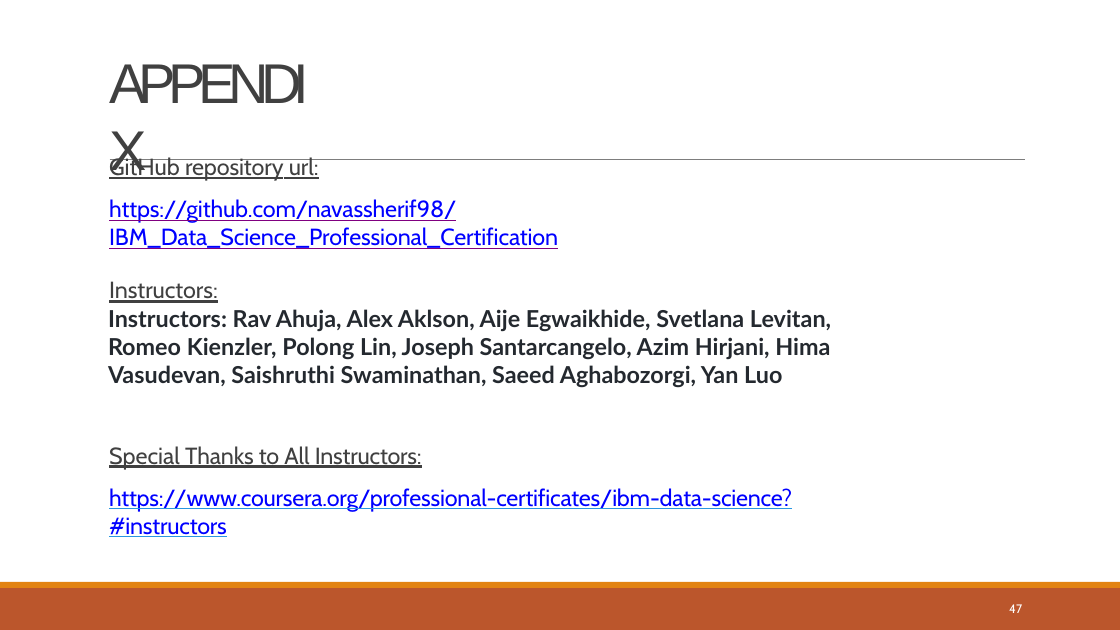
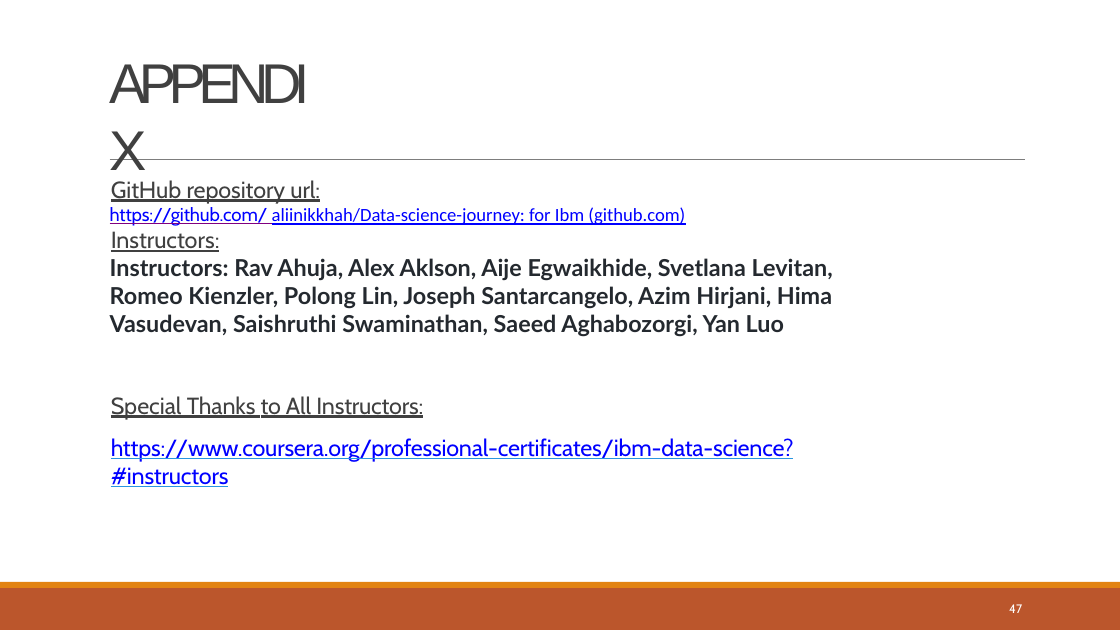
Before and after one commit to aliinikkhah/Data-science-journey, a slide deck: slide 47 of Data Science Journey.pptx. Drawn at 1120x630 pixels with LibreOffice and Linux fonts; fonts in the diff are those of the drawing. Boxes give left, top, right and bottom in pixels: in the first picture for what was removed or moved away, otherwise in the second. Text is boxed around its words. In the diff, an @@ line names an element or a change of style, - is before the commit and + after.

```diff
--- a/Data Science Journey.pptx
+++ b/Data Science Journey.pptx
@@ text "GitHub repository url:" moved from (x1=108, y1=157, x2=831, y2=537) to (x1=110, y1=180, x2=833, y2=461) @@
@@ text at (x1=110, y1=207, x2=685, y2=226): text changed; size 20 to 16 pt; font Cabin to Calibri @@
-https://github.com/navassherif98/IBM_Data_Science_Professional_Certification
+https://github.com/ aliinikkhah/Data-science-journey: for Ibm (github.com)
```
Also in this commit, not shown: 1 other slide changed.
